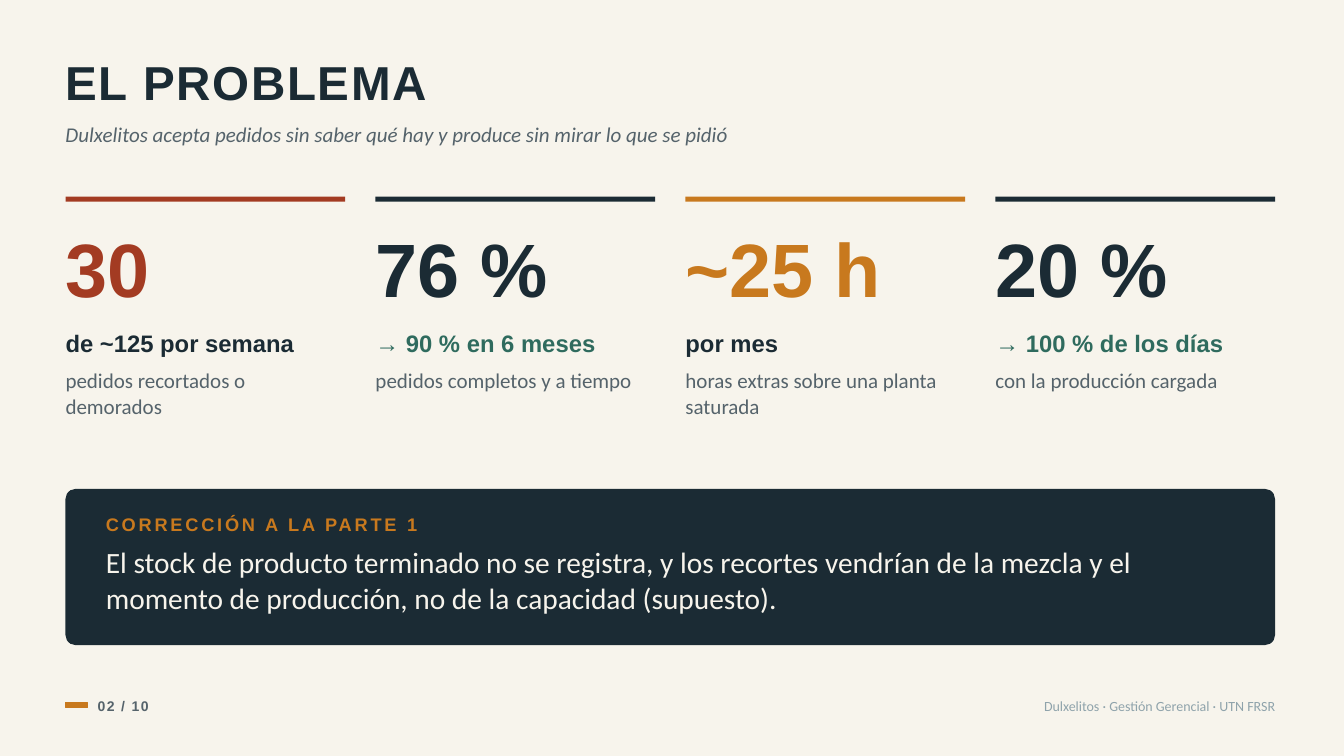
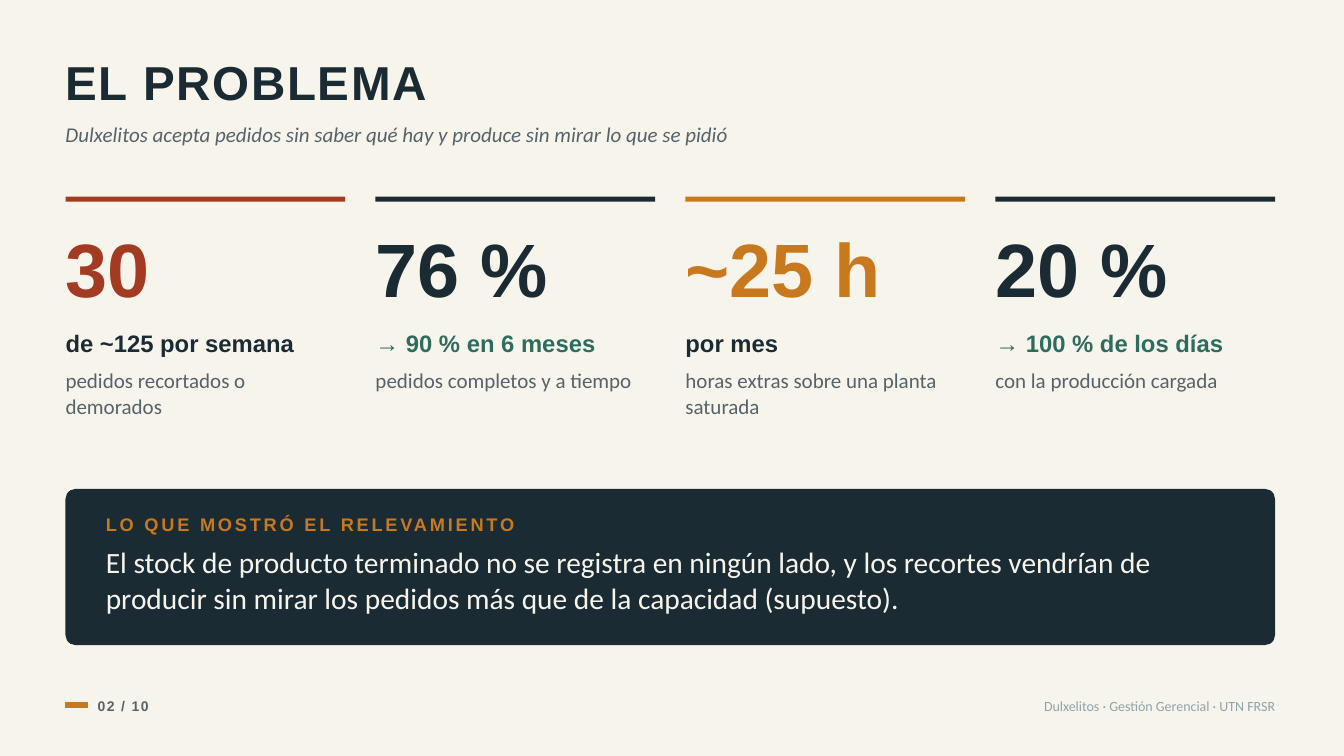
Before and after one commit to emisorato1/gestion-gerencial-2026, a slide deck: slide 2 of Material Campus/Proyecto Final/Proyecto Parte 2/Entrega/Presentación TP Final Parte 2 - Dulxelitos.pptx. Drawn at 1344x756 pixels with LibreOffice and Linux fonts; fonts in the diff are those of the drawing. Boxes give left, top, right and bottom in pixels: in the first picture for what was removed or moved away, otherwise in the second. Text is boxed around its words. In the diff, an @@ line names an element or a change of style, - is before the commit and + after.

```diff
--- a/Material Campus/Proyecto Final/Proyecto Parte 2/Entrega/Presentación TP Final Parte 2 - Dulxelitos.pptx
+++ b/Material Campus/Proyecto Final/Proyecto Parte 2/Entrega/Presentación TP Final Parte 2 - Dulxelitos.pptx
@@ text at [265, 518, 417, 531]: text changed @@
-CORRECCIÓN A LA PARTE 1
+LO QUE MOSTRÓ EL RELEVAMIENTO
@@ text at [106, 552, 1150, 614]: text changed @@
-El stock de producto terminado no se registra, y los recortes vendrían de la mezcla y el momento de producción, no de la capacidad (supuesto).
+El stock de producto terminado no se registra en ningún lado, y los recortes vendrían de producir sin mirar los pedidos más que de la capacidad (supuesto).
```
Also in this commit, not shown: 1 other slide changed, 5 other files.
